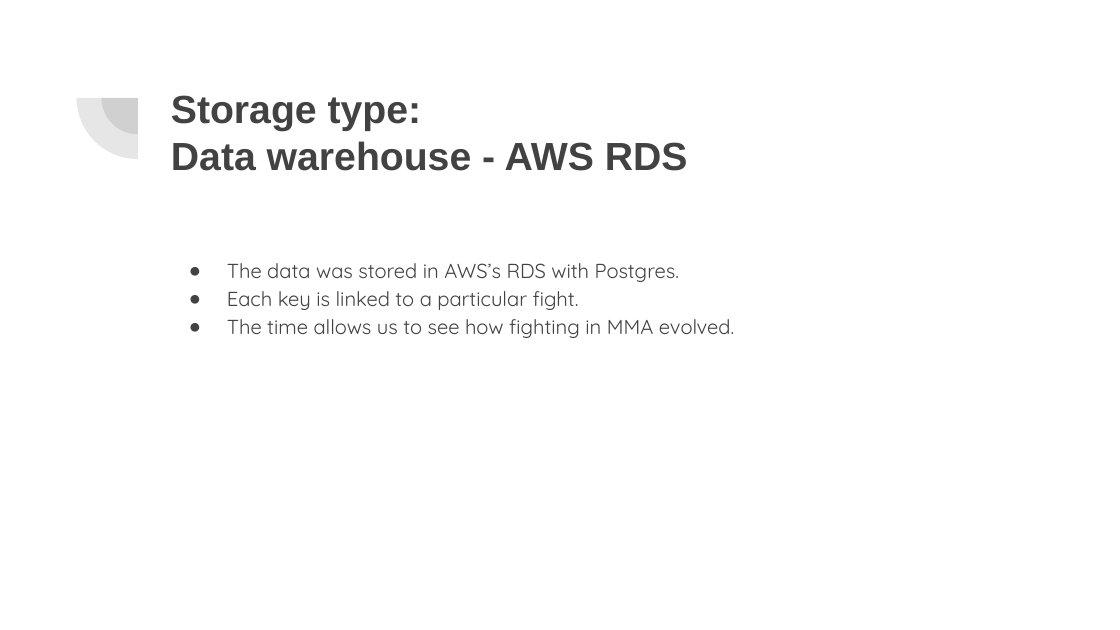
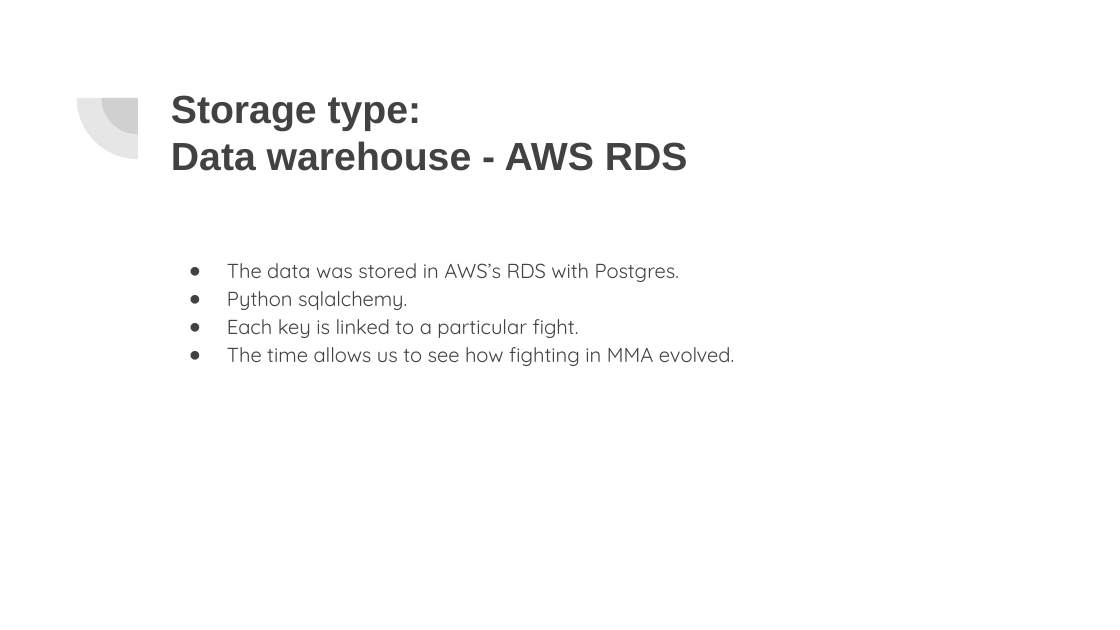
Before and after one commit to MIGUEL-LO/project_1_web_scrapping, a slide deck: slide 8 of Data Pipeline for MMA.pptx (slide 6 before the commit). Drawn at 1120x630 pixels with LibreOffice and Linux fonts; fonts in the diff are those of the drawing. Boxes give left, top, right and bottom in pixels: in the first picture for what was removed or moved away, otherwise in the second. Text is boxed around its words. In the diff, an @@ line names an element or a change of style, - is before the commit and + after.

```diff
--- a/Data Pipeline for MMA.pptx
+++ b/Data Pipeline for MMA.pptx
@@ text at [227,291,407,310]: paragraph added @@
+● Python sqlalchemy.
```
Also in this commit, not shown: 6 other slides changed, 3 slides added.
